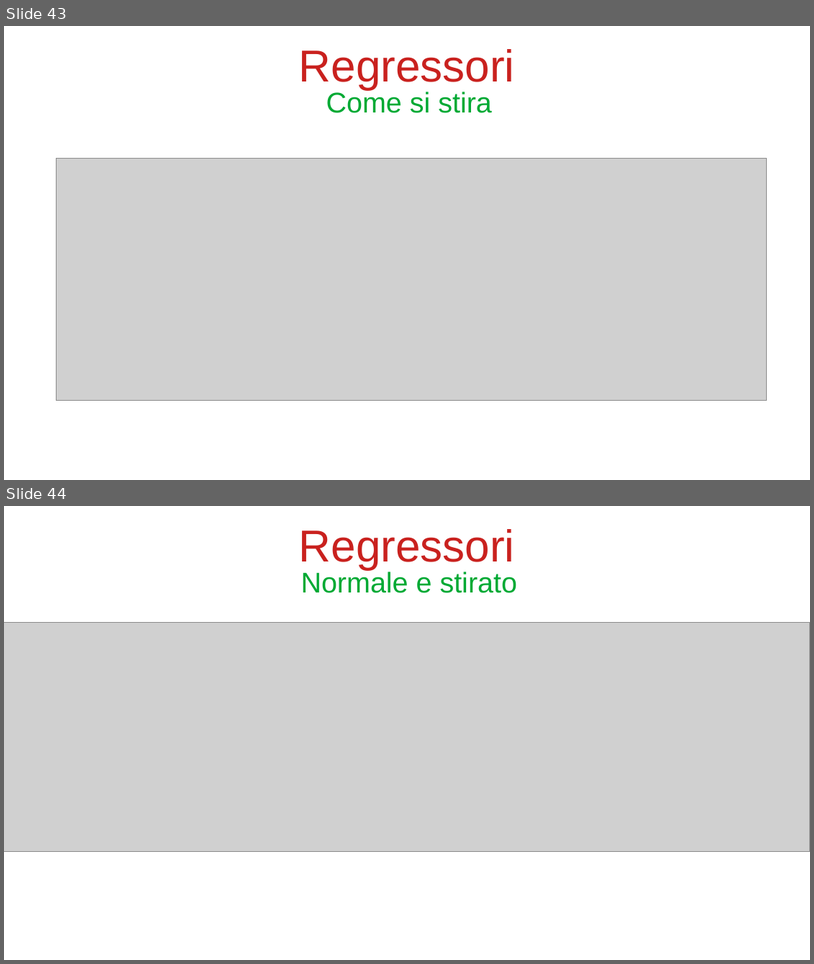
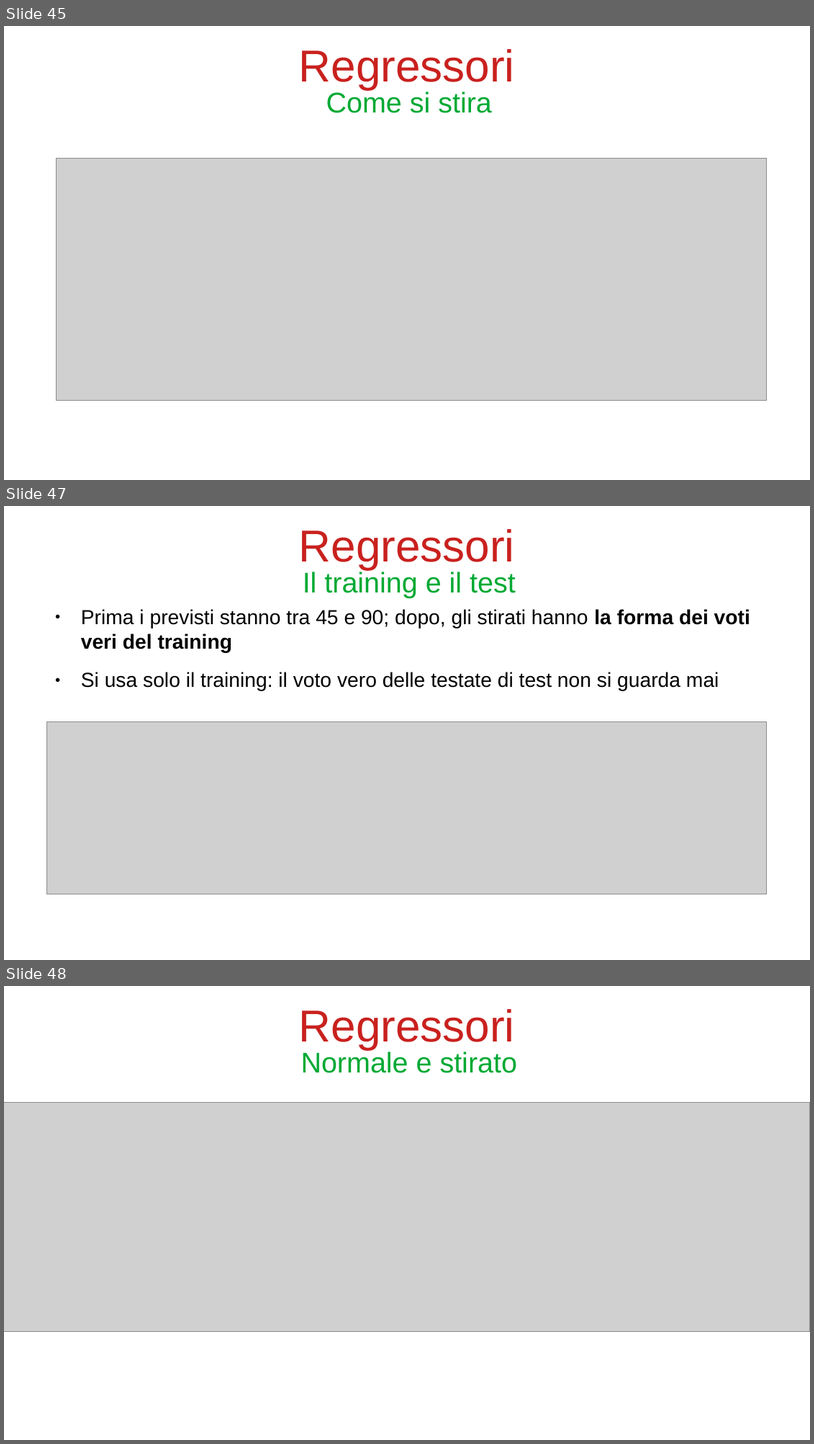
Before and after one commit to bianchi-john/PublisherClassification, a slide deck: Presentazioni/Stato finale/FinalState.odp. Shown one above the other, each under a label of ours: slides 43 and 44 before the commit, slides 45, 47 and 48 after it; the slides between them are not shown. The pictures are 814x964 and 814x1444 pixels, drawn with LibreOffice and Linux fonts; fonts in the diff are those of the drawing; grey boxes stand for pictures. Boxes give left, top, right and bottom in pixels: in the first picture for what was removed or moved away, otherwise in the second. Text is boxed around its words. In the diff, an @@ line names an element or a change of style, - is before the commit and + after.

```diff
--- a/Presentazioni/Stato finale/FinalState.odp
+++ b/Presentazioni/Stato finale/FinalState.odp
@@ slide 47 added at (x1=4, y1=506, x2=810, y2=960), background #FFFFFF @@
@@ title added at (x1=299, y1=529, x2=515, y2=569), 44 pt, text #C9211E @@
+Regressori
@@ title added at (x1=303, y1=570, x2=516, y2=598), 28 pt, text #00A933 @@
+Il training e il test
@@ text added at (x1=81, y1=609, x2=751, y2=691), 20 pt, text #000000 @@
+● Prima i previsti stanno tra 45 e 90; dopo, gli stirati hanno la forma dei voti veri del training
+● Si usa solo il training: il voto vero delle testate di test non si guarda mai
@@ picture added at (x1=47, y1=722, x2=767, y2=894) @@
@@ what was slide 43 is now slide 45 @@
@@ what was slide 44 is now slide 48 @@
```
Also in this commit, not shown: 3 slides changed, 6 other slides added, 3 slides removed, 20 other files.
